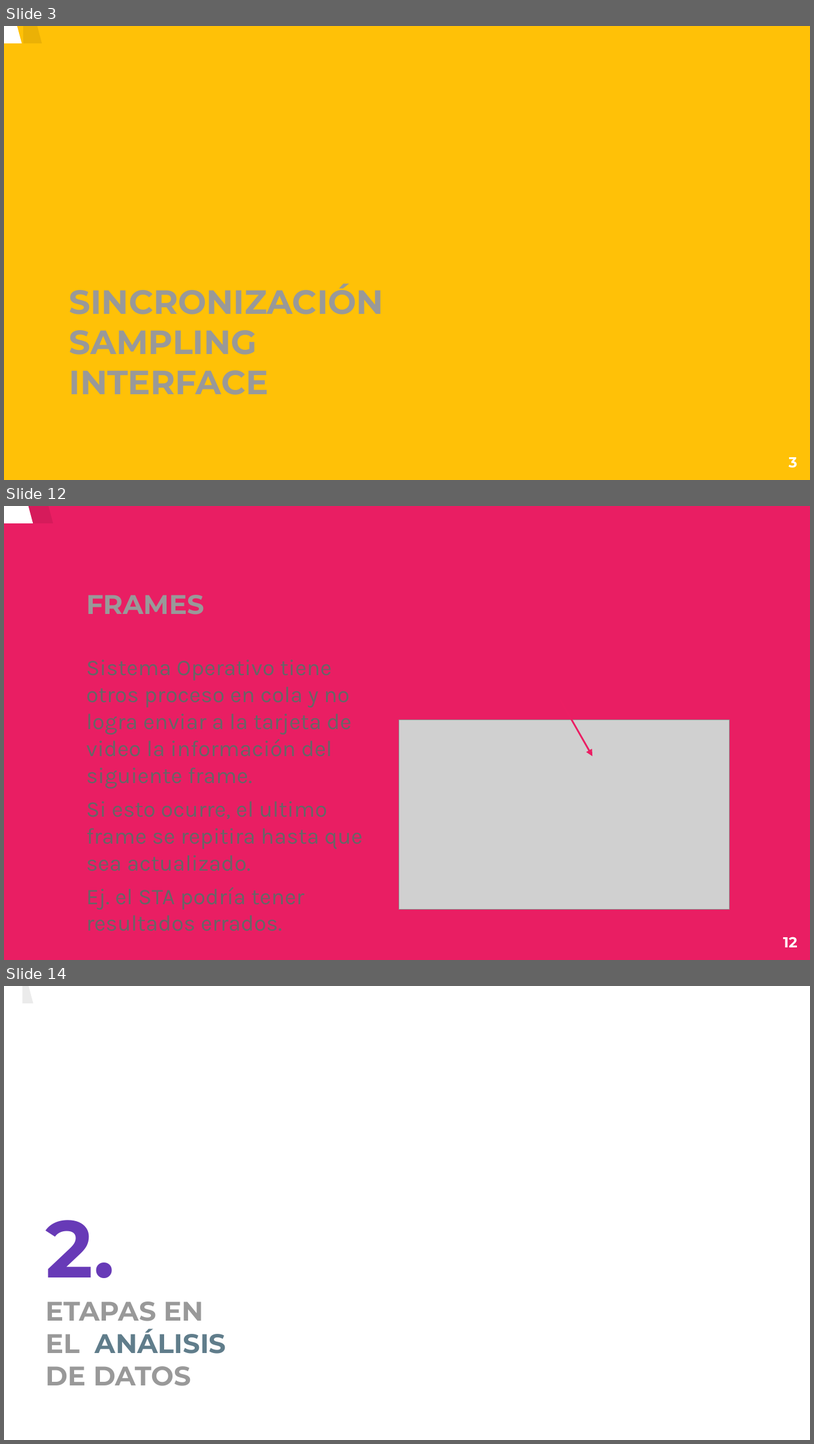
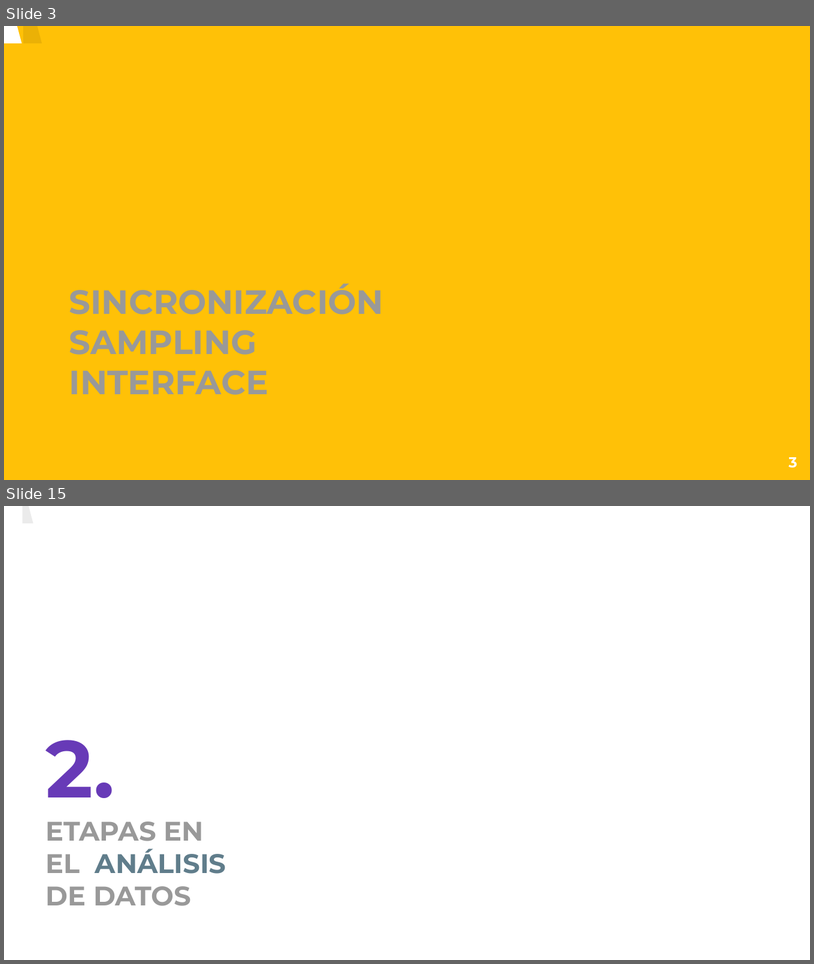
Before and after one commit to creyesp/MEA-analysis, a slide deck: doc/presentacion.odp. Shown one above the other, each under a label of ours: slides 3, 12 and 14 before the commit, slides 3 and 15 after it; the slides between them are not shown. The pictures are 814x1444 and 814x964 pixels, drawn with LibreOffice and Linux fonts; fonts in the diff are those of the drawing; grey boxes stand for pictures; background and template pictures are left out. Boxes give left, top, right and bottom in pixels: in the first picture for what was removed or moved away, otherwise in the second. Text is boxed around its words. In the diff, an @@ line names an element or a change of style, - is before the commit and + after.

```diff
--- a/doc/presentacion.odp
+++ b/doc/presentacion.odp
@@ slide 12 removed at (4,506,810,960), background #E91E63 @@
@@ freeform shape removed at (4,506,730,960) @@
@@ freeform shape removed at (24,506,750,960) @@
@@ title removed at (86,595,204,615) @@
-FRAMES REPETIDOS
@@ text removed at (86,660,363,931) @@
-Sistema Operativo tiene otros proceso en cola y no logra enviar a la tarjeta de video la información del siguiente frame.
-Si esto ocurre, el ultimo frame se repitira hasta que sea actualizado.
-Ej. el STA podría tener resultados errados.
@@ arrow removed from (560, 700) to (593, 756) @@
@@ picture removed at (399,720,730,909) @@
@@ page number removed at (783,937,798,948) @@
-12
@@ what was slide 14 is now slide 15 @@
```
Also in this commit, not shown: 15 slides changed, 2 slides added.
